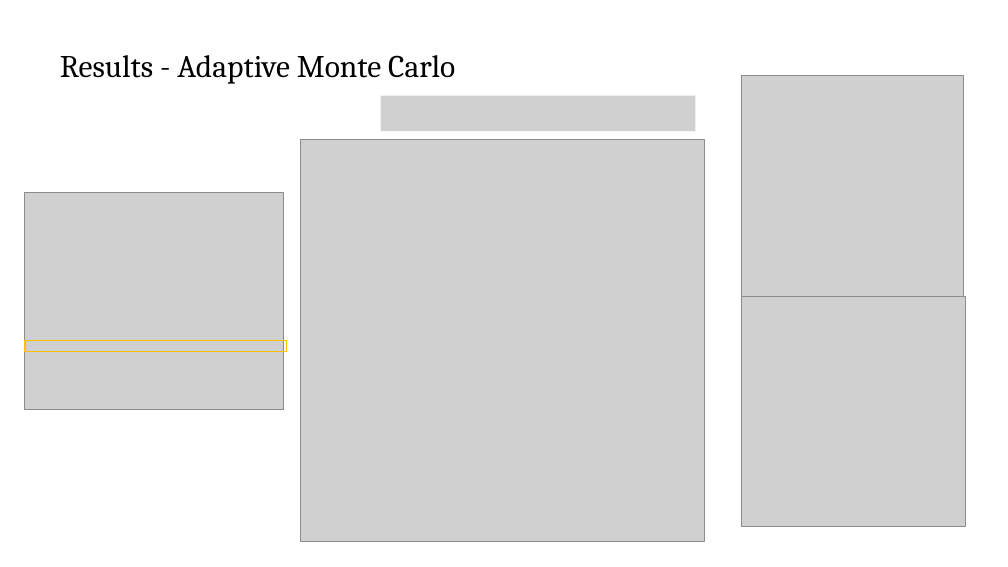
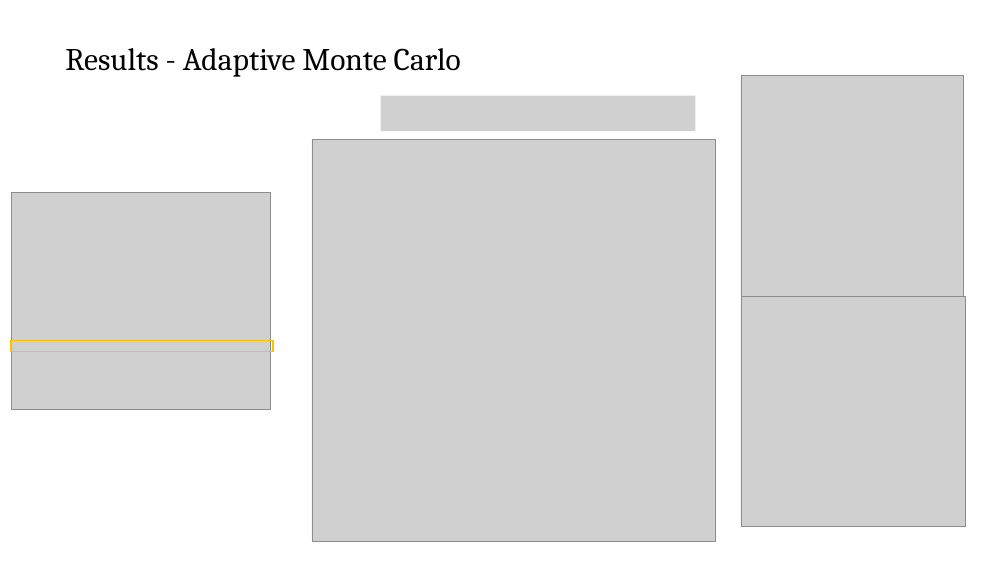
Before and after one commit to hanmacrad2/epidemic_modelling, a slide deck: slide 10 of Mathematical_Models/cdt_presentation_thurs_july_8th.pptx (slide 9 before the commit). Drawn at 1008x567 pixels with LibreOffice and Linux fonts; fonts in the diff are those of the drawing; grey boxes stand for pictures. Boxes give left, top, right and bottom in pixels: in the first picture for what was removed or moved away, otherwise in the second. Text is boxed around its words. In the diff, an @@ line names an element or a change of style, - is before the commit and + after.

Commit message:
adaptive scaling metropolis algorithm
adaptive scaling metropolis algorithm

```diff
--- a/Mathematical_Models/cdt_presentation_thurs_july_8th.pptx
+++ b/Mathematical_Models/cdt_presentation_thurs_july_8th.pptx
@@ title "Results - Adaptive Monte Carlo" moved from (x1=60, y1=55, x2=455, y2=84) to (x1=65, y1=48, x2=461, y2=77) @@
@@ picture moved from (x1=301, y1=140, x2=705, y2=542) to (x1=312, y1=140, x2=716, y2=542) @@
@@ picture moved from (x1=25, y1=192, x2=284, y2=409) to (x1=11, y1=192, x2=271, y2=409) @@
@@ rectangle moved from (x1=25, y1=340, x2=287, y2=352) to (x1=11, y1=340, x2=273, y2=352) @@
```
Also in this commit, not shown: 7 other slides changed, 3 slides added, 2 slides removed, 3 other files.
